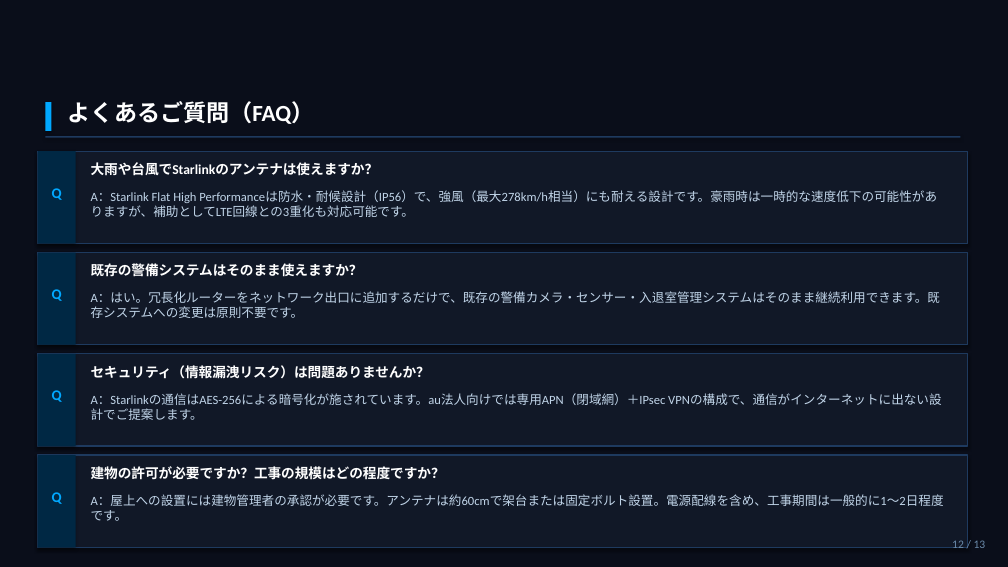
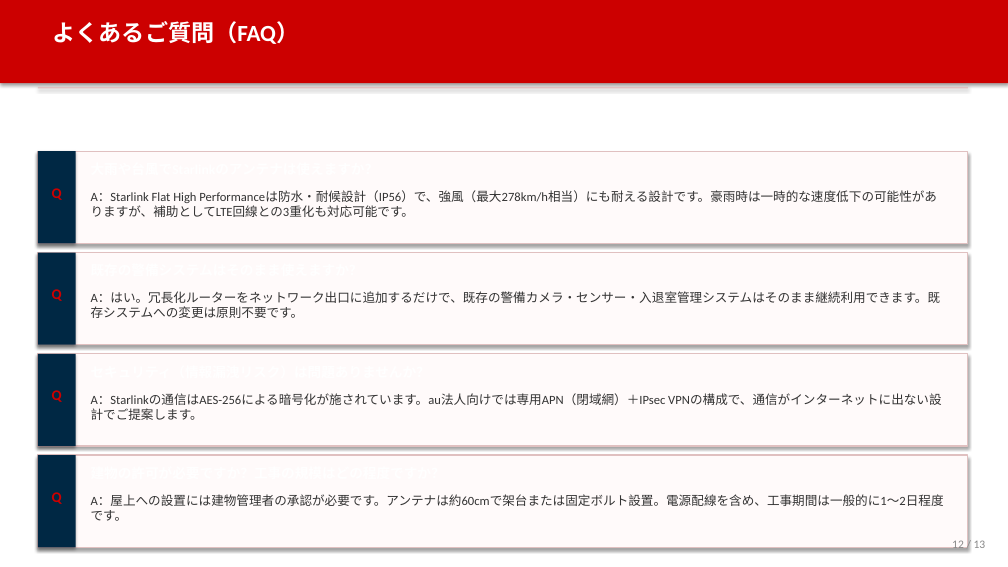
Before and after one commit to iharuhisa-ai/test, a slide deck: slide 12 of datacenter_security_proposal.pptx. Drawn at 1008x567 pixels with LibreOffice and Linux fonts; fonts in the diff are those of the drawing. Boxes give left, top, right and bottom in pixels: in the first picture for what was removed or moved away, otherwise in the second. Text is boxed around its words. In the diff, an @@ line names an element or a change of style, - is before the commit and + after.

```diff
--- a/datacenter_security_proposal.pptx
+++ b/datacenter_security_proposal.pptx
@@ rectangle at [0,0,1008,567]: fill #0A0E1A to #FFFFFF @@
@@ rectangle added at [0,0,1008,83], fill #CC0000 @@
@@ text "よくあるご質問（FAQ）": place and size @@
-text "よくあるご質問（FAQ）" at [68,101,314,124]
+text "よくあるご質問（FAQ）" at [53,21,299,44]
@@ rectangle: place and size @@
-rectangle at [45,136,960,138]
+rectangle at [38,87,968,88]
@@ rectangle at [38,87,968,88]: fill #1E3A5F to #E0C0C0 @@
@@ rectangle removed at [45,102,51,131] @@
@@ text removed at [91,162,379,176] @@
-大雨や台風でStarlinkのアンテナは使えますか？
@@ text removed at [91,263,363,277] @@
-既存の警備システムはそのまま使えますか？
@@ text removed at [91,365,430,379] @@
-セキュリティ（情報漏洩リスク）は問題ありませんか？
@@ fill #111827 to #FFFAFA; outline #1E3A5F 1.2 pt to #E0C0C0 1.2 pt in 4 elements at [38,151,968,243], [38,253,968,345], [38,354,968,446], [38,455,968,547] @@
@@ text removed at [91,466,445,480] @@
-建物の許可が必要ですか？工事の規模はどの程度ですか？
@@ text colour #00A8FF to #CC0000 in 4 elements at [52,188,62,200], [52,289,62,301], [52,390,62,402], [52,492,62,504] @@
@@ text colour #C0D4E8 to #333333 in 4 elements at [91,191,937,217], [91,292,941,318], [91,393,941,420], [91,494,944,521] @@
@@ text "12 / 13" at [952,540,986,551]: text colour #6A8AAA to #888888 @@
```
Also in this commit, not shown: 12 other slides changed, 1 other file.
